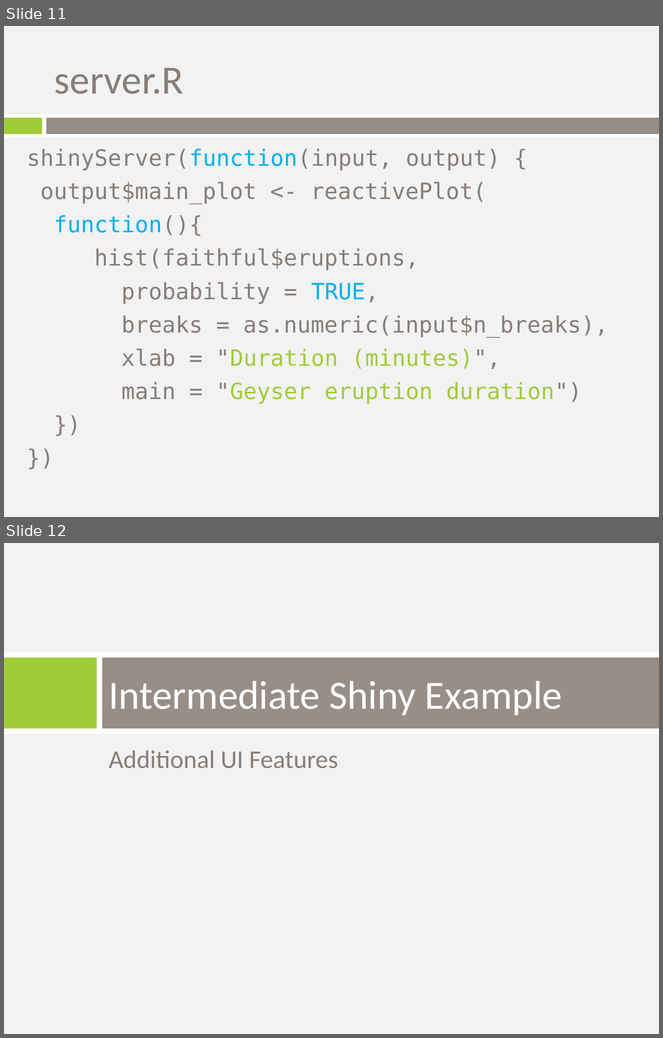
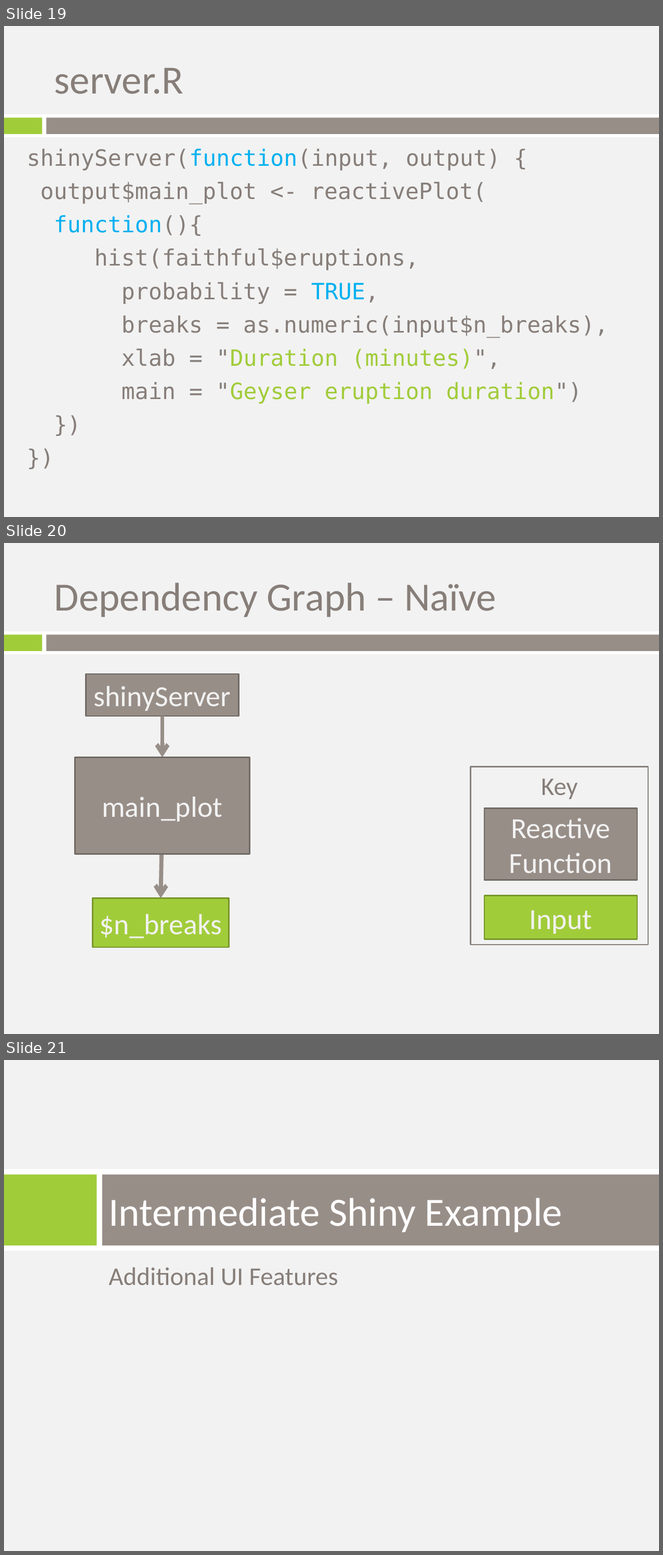
Before and after one commit to trestletech/shiny-sandbox, a slide deck: shiny_introduction.pptx. Shown one above the other, each under a label of ours: slides 11 and 12 before the commit, slides 19, 20 and 21 after it. The pictures are 663x1038 and 663x1555 pixels, drawn with LibreOffice and Linux fonts; fonts in the diff are those of the drawing; background and template pictures are left out. Boxes give left, top, right and bottom in pixels: in the first picture for what was removed or moved away, otherwise in the second. Text is boxed around its words. In the diff, an @@ line names an element or a change of style, - is before the commit and + after.

Commit message:
Revised slides

```diff
--- a/shiny_introduction.pptx
+++ b/shiny_introduction.pptx
@@ slide 20 added at box(4, 543, 659, 1034), background picture (left out); not listed: 3 template elements that a slide beside it also shows @@
@@ title added at box(54, 583, 496, 617), 44 pt, text #877E79 @@
+Dependency Graph – Naïve
@@ rectangle added at box(86, 674, 239, 716), fill #988E88, outline #706965 1.5 pt, 32 pt, text #F2F2F2 @@
+shinyServer
@@ arrow added from (163, 716) to (163, 757), #988E88 4.5 pt @@
@@ rectangle added at box(75, 757, 249, 854), fill #988E88, outline #706965 1.5 pt, 32 pt, text #F2F2F2 @@
+main_plot
@@ rectangle added at box(470, 767, 648, 945), outline #877E79 1.5 pt, 28 pt, text #877E79 @@
+Key
@@ arrow added from (163, 813) to (161, 898), #988E88 4.5 pt @@
@@ rectangle added at box(484, 808, 637, 880), fill #988E88, outline #706965 1.5 pt, 32 pt, text #F2F2F2 @@
+Reactive Function
@@ rectangle added at box(92, 898, 229, 947), fill #A1CC3A, outline #77972B 1.5 pt, 32 pt, text #F2F2F2 @@
+$n_breaks
@@ rectangle added at box(484, 896, 637, 940), fill #A1CC3A, outline #77972B 1.5 pt, 32 pt, text #F2F2F2 @@
+Input
@@ what was slide 11 is now slide 19 @@
@@ what was slide 12 is now slide 21 @@
```
Also in this commit, not shown: 9 other slides added, 1 other file.
